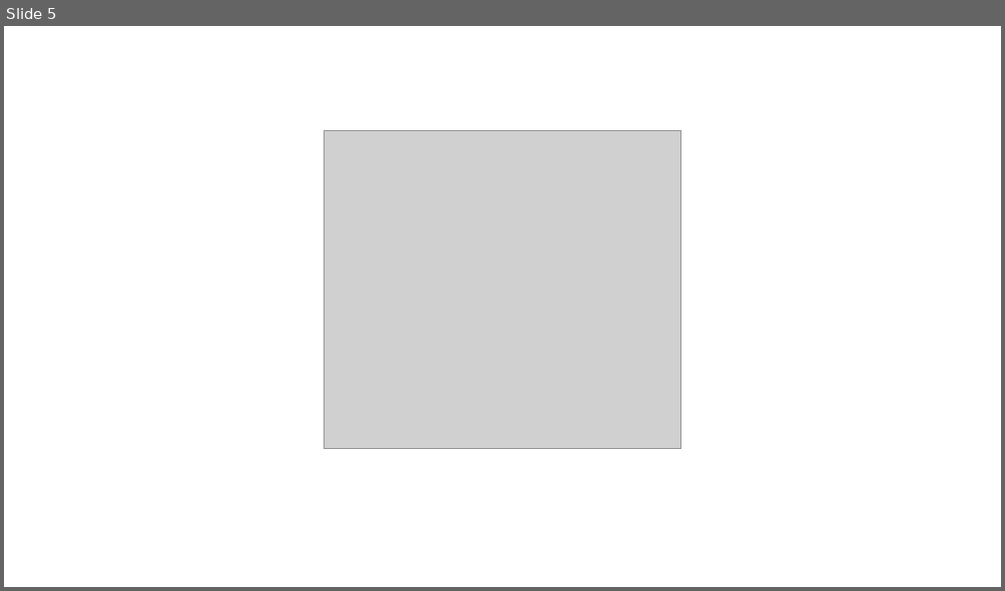
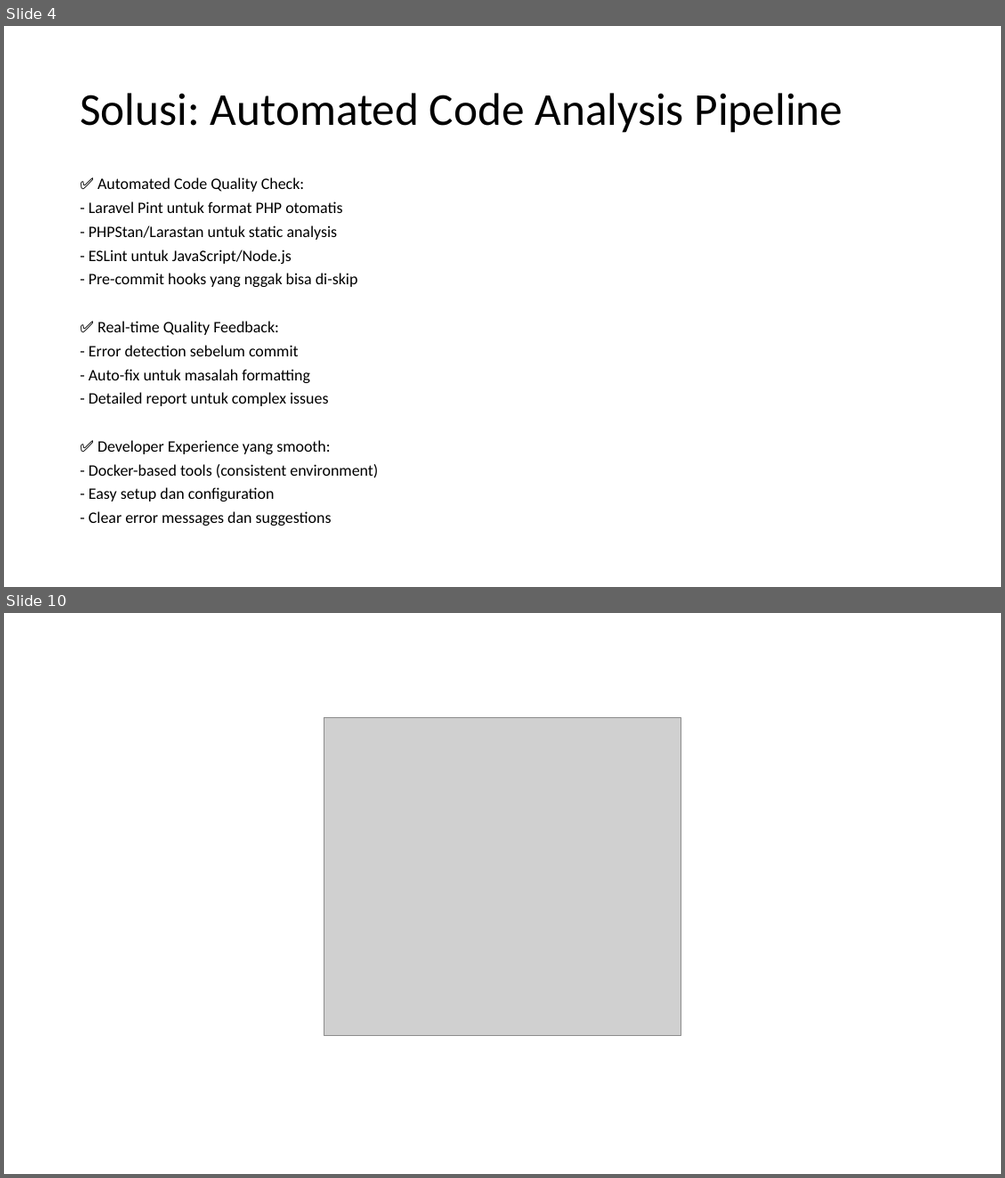
Before and after one commit to njulioiyoo/code-analysis-laravel-nodejs, a slide deck: slides/JNO - Sharing Session Code Analysis.pptx. Shown one above the other, each under a label of ours: slide 5 before the commit, slides 4 and 10 after it; the slides between them are not shown. The pictures are 1005x591 and 1005x1178 pixels, drawn with LibreOffice and Linux fonts; fonts in the diff are those of the drawing; grey boxes stand for pictures; background and template pictures are left out. Boxes give left, top, right and bottom in pixels: in the first picture for what was removed or moved away, otherwise in the second. Text is boxed around its words. In the diff, an @@ line names an element or a change of style, - is before the commit and + after.

```diff
--- a/slides/JNO - Sharing Session Code Analysis.pptx
+++ b/slides/JNO - Sharing Session Code Analysis.pptx
@@ slide 4 added at (x1=4, y1=26, x2=1001, y2=587), background picture (left out) @@
@@ title added at (x1=80, y1=93, x2=843, y2=133), 44 pt, text #000000 @@
+Solusi: Automated Code Analysis Pipeline
@@ text added at (x1=89, y1=177, x2=378, y2=525), 15.4 pt, text #000000 @@
+✅ Automated Code Quality Check:
+- Laravel Pint untuk format PHP otomatis
+- PHPStan/Larastan untuk static analysis
+- ESLint untuk JavaScript/Node.js
+- Pre-commit hooks yang nggak bisa di-skip
+✅ Real-time Quality Feedback:
+- Error detection sebelum commit
+- Auto-fix untuk masalah formatting
+- Detailed report untuk complex issues
+✅ Developer Experience yang smooth:
+- Docker-based tools (consistent environment)
+- Easy setup dan configuration
+- Clear error messages dan suggestions
@@ what was slide 5 is now slide 10 @@
```
Also in this commit, not shown: 8 other slides added, 4 slides removed, 25 other files.
